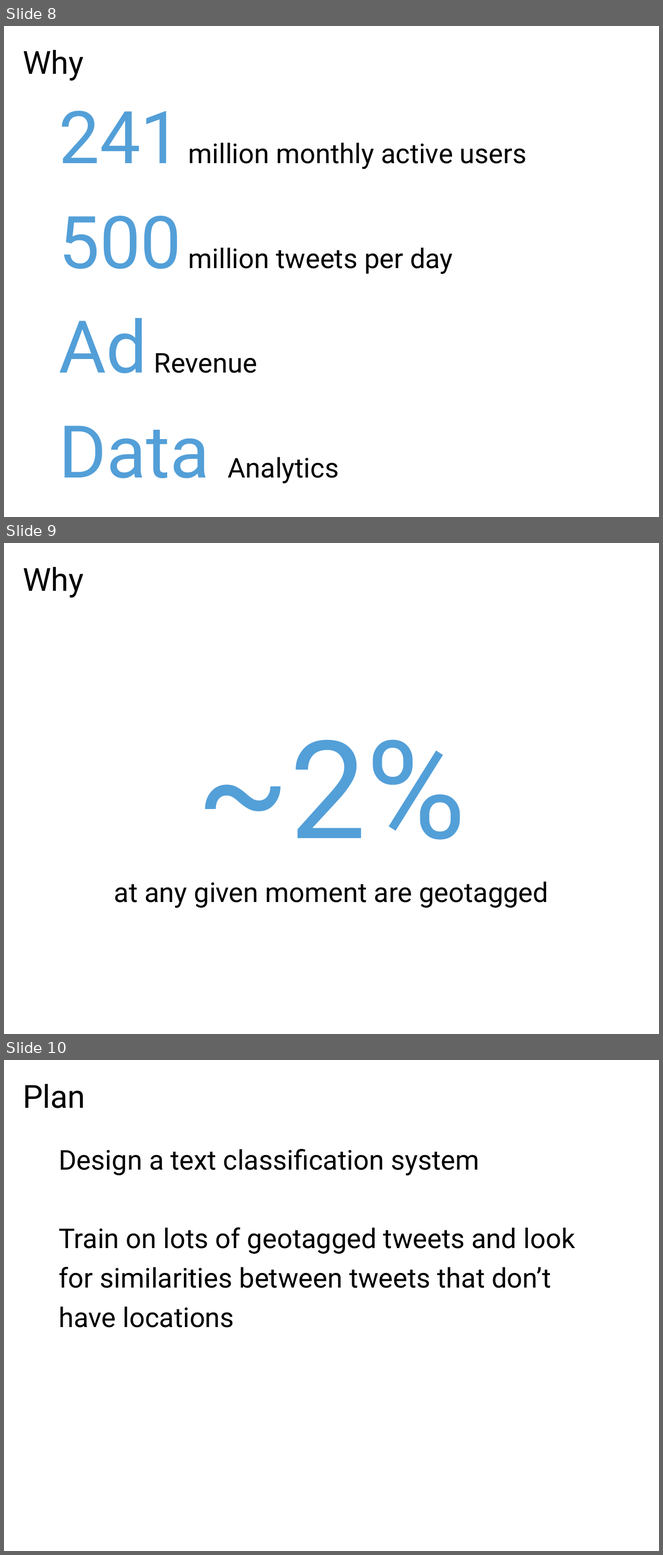
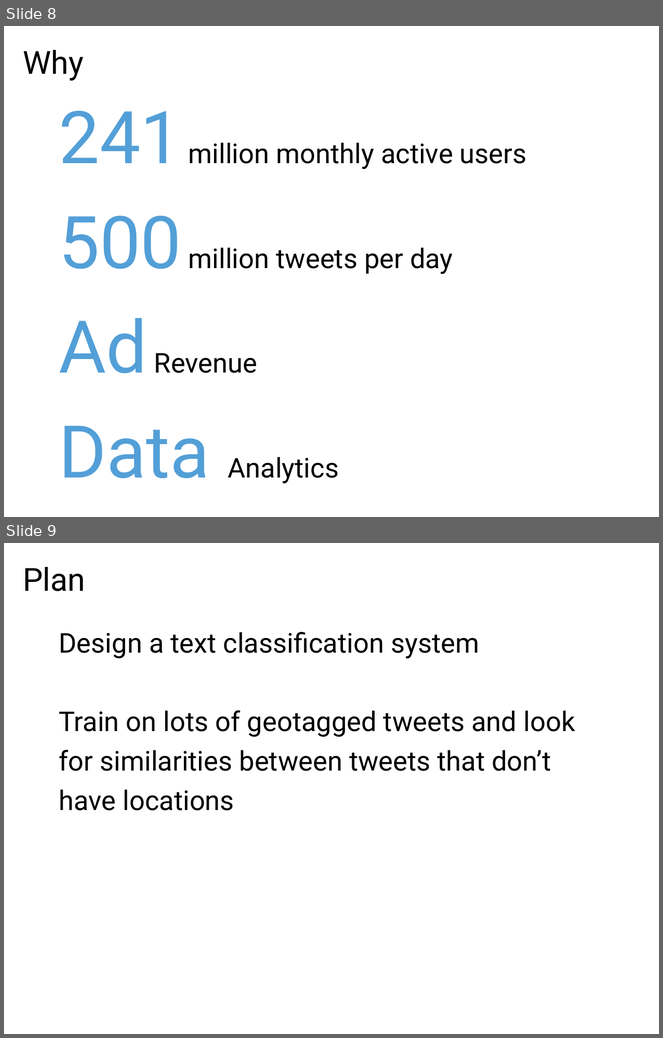
Before and after one commit to willpots/thesis, a slide deck: presentation/final_presentation.pptx. Shown one above the other, each under a label of ours: slides 8, 9 and 10 before the commit, slides 8 and 9 after it. The pictures are 663x1555 and 663x1038 pixels, drawn with LibreOffice and Linux fonts; fonts in the diff are those of the drawing. Boxes give left, top, right and bottom in pixels: in the first picture for what was removed or moved away, otherwise in the second. Text is boxed around its words. In the diff, an @@ line names an element or a change of style, - is before the commit and + after.

```diff
--- a/presentation/final_presentation.pptx
+++ b/presentation/final_presentation.pptx
@@ slide 9 removed at [4, 543, 659, 1034], background #FFFFFF @@
@@ title removed at [23, 567, 84, 598] @@
-Why
@@ text removed at [197, 740, 466, 840] @@
-~2%
@@ text removed at [114, 882, 548, 909] @@
-at any given moment are geotagged
@@ what was slide 10 is now slide 9 @@
```
Also in this commit, not shown: 2 slides changed, 15 slides added, 7 other slides removed, 6 other files.
